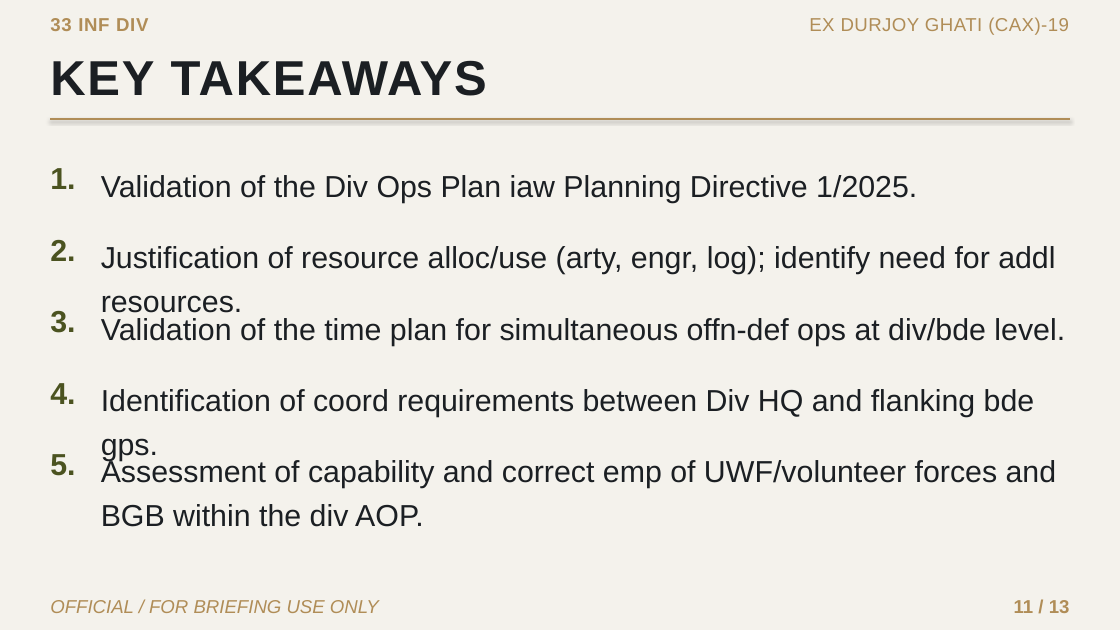
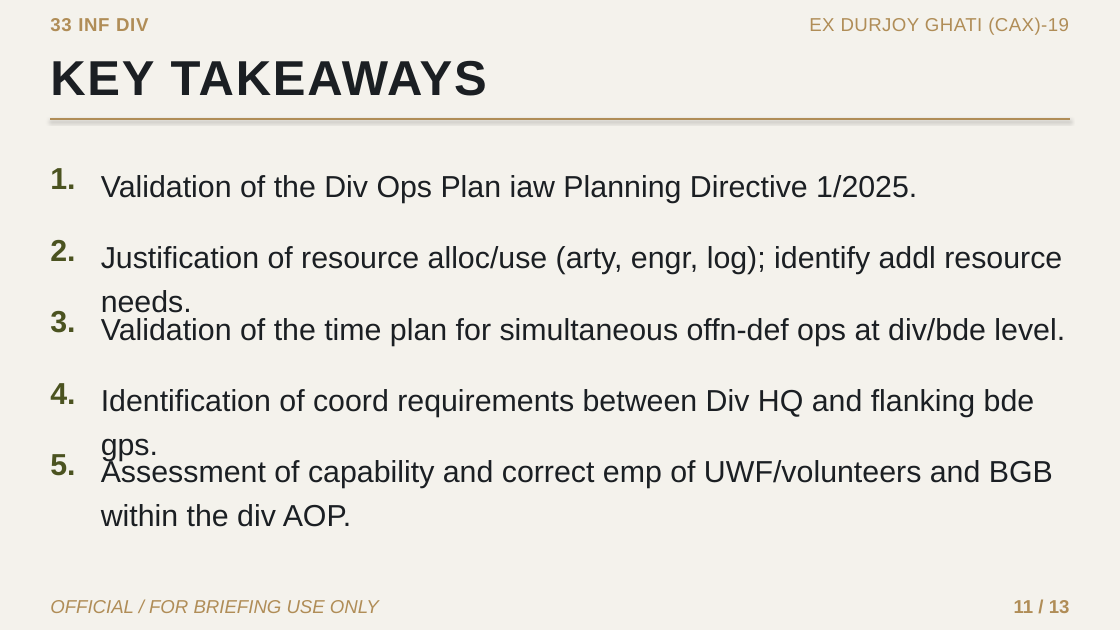
Before and after one commit to tahminulrimon-cloud/kimi, a slide deck: slide 11 of EX_DURJOY_GHATI_CAX19_Brief.pptx. Drawn at 1120x630 pixels with LibreOffice and Linux fonts; fonts in the diff are those of the drawing. Boxes give left, top, right and bottom in pixels: in the first picture for what was removed or moved away, otherwise in the second. Text is boxed around its words. In the diff, an @@ line names an element or a change of style, - is before the commit and + after.

```diff
--- a/EX_DURJOY_GHATI_CAX19_Brief.pptx
+++ b/EX_DURJOY_GHATI_CAX19_Brief.pptx
@@ background #FFFFFF to #F4F2EC @@
@@ rectangle removed at [0, 0, 1120, 630] @@
@@ text at [101, 246, 1062, 313]: text changed @@
-Justification of resource alloc/use (arty, engr, log); identify need for addl resources.
+Justification of resource alloc/use (arty, engr, log); identify addl resource needs.
@@ text at [101, 458, 1053, 527]: text changed @@
-Assessment of capability and correct emp of UWF/volunteer forces and BGB within the div AOP.
+Assessment of capability and correct emp of UWF/volunteers and BGB within the div AOP.
```
Also in this commit, not shown: 12 other slides changed.
